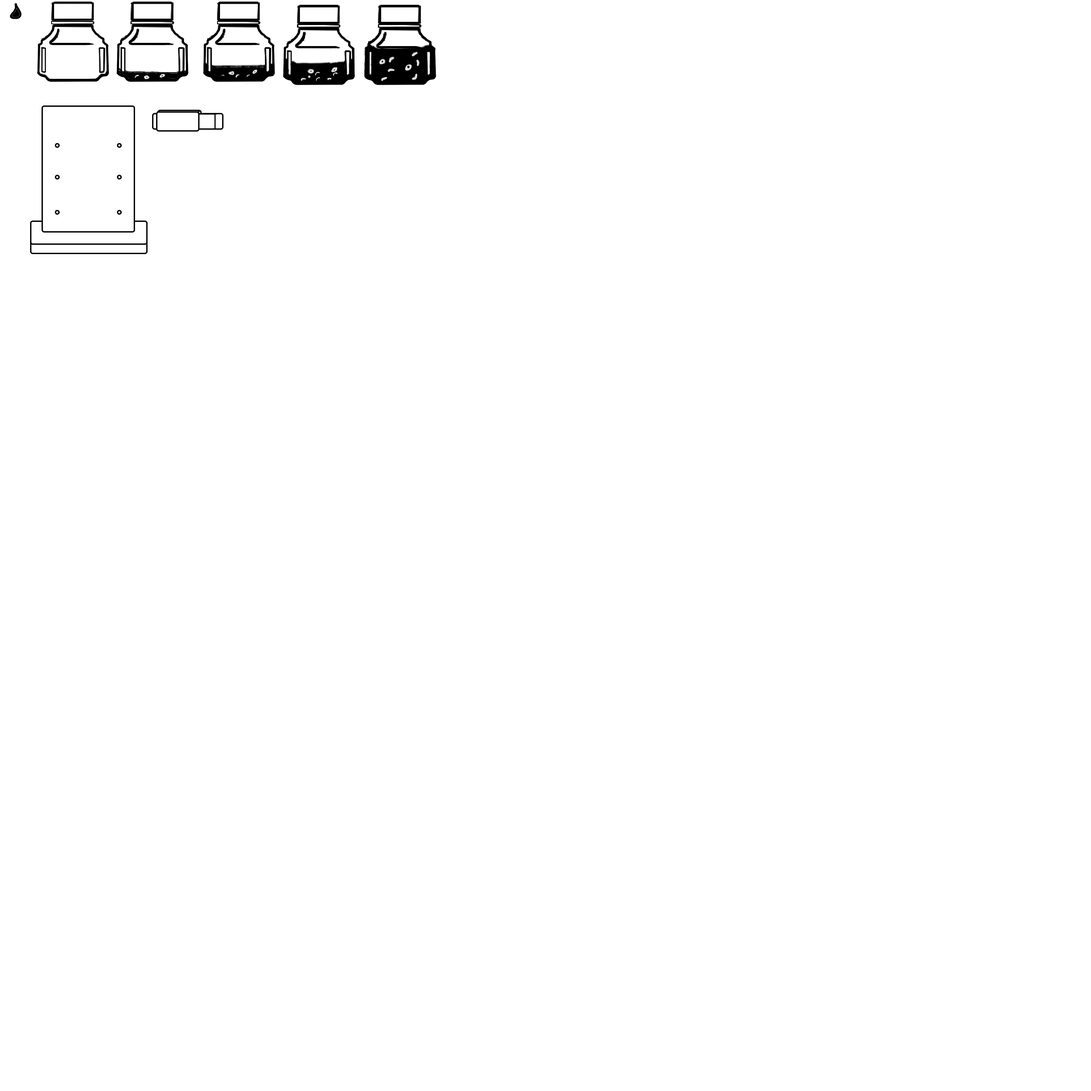
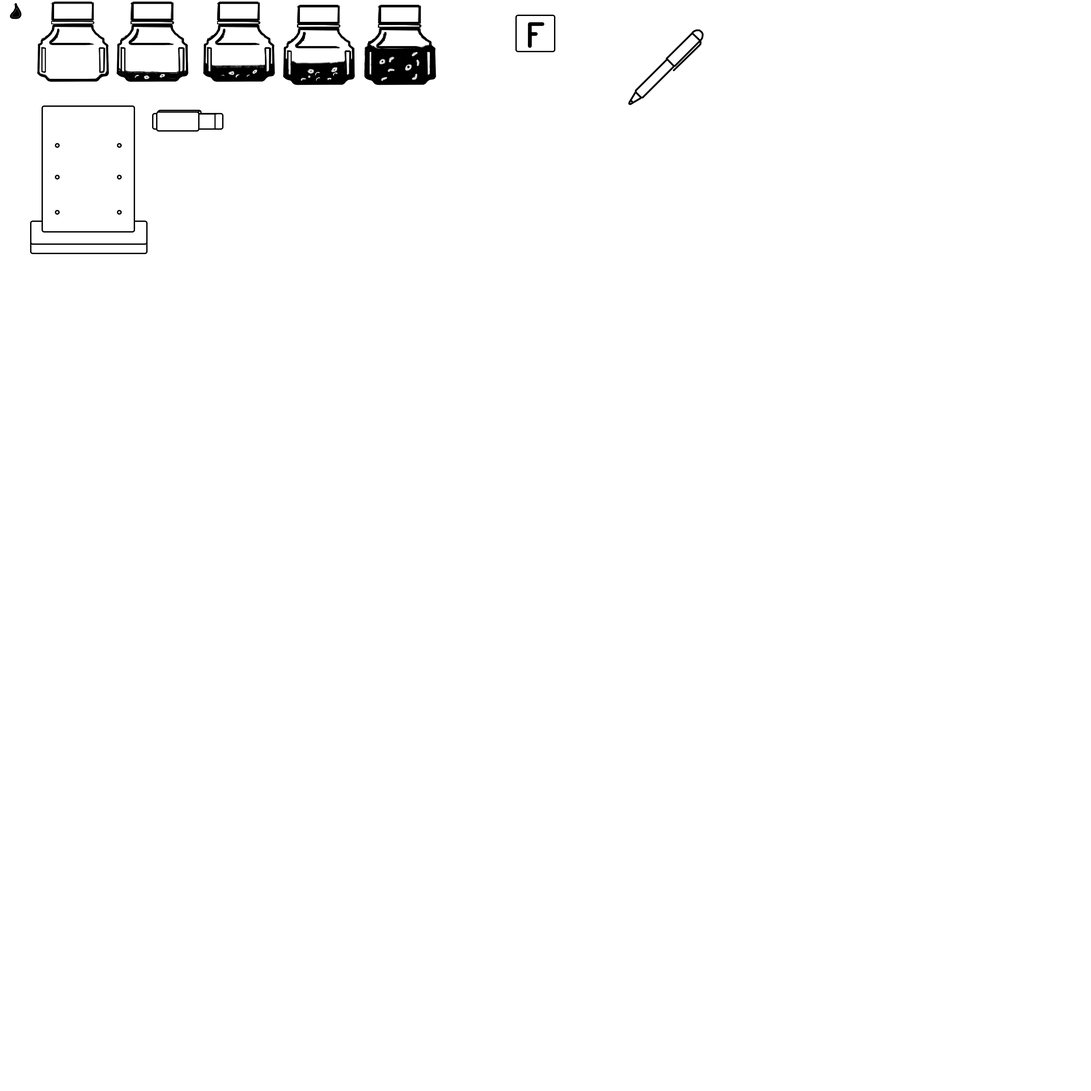
Layer changes from the first 1091 × 1091 image to the second:
added layer "Слой 26" above "Слой 25" over box(628, 29, 705, 106)
added layer "Слой 22" above "Прямоугольник 5" over box(527, 21, 545, 49)
added layer "Прямоугольник 5" above "Eeaser" over box(515, 14, 556, 53)
